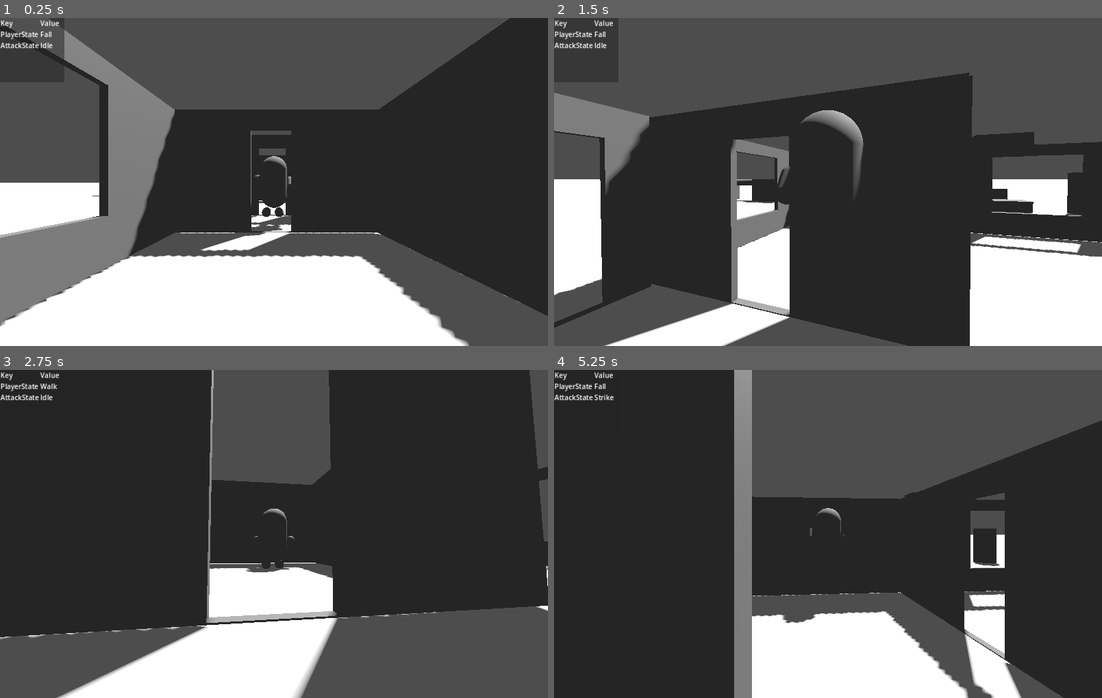
Above: before the commit, frames 1-4 (two rows, left to right).
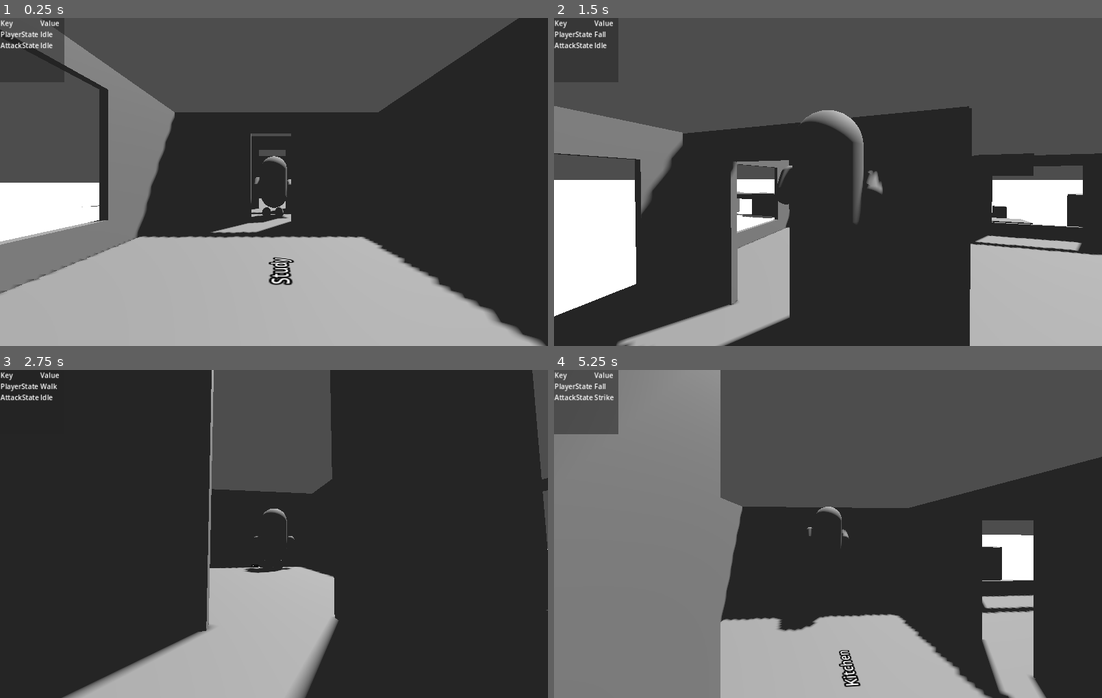
Above: after the commit, the same moments.

Repository: ee0pdt/godot-tps-test
Game: Godot game, scene res://main.tscn
Same seed, same stepped clock (60 frames per second), same inputs: the game is played once before the commit and once after it.
Inputs (mouse positions are in pixels of both pictures, inside the frame that each line leads up to):
- Up to frame 1 (0.25 s): no input
- Up to frame 2 (1.5 s): move the mouse to (855, 182) at 0.52 s; hold Up (forward) from 0.53 s (still down); click (855, 182) at 0.6 s; tap Space (jump) at 0.77 s; move the mouse to (800, 182) at 1.27 s; tap E (interact) at 1.35 s
- Up to frame 3 (2.75 s): keep holding Up (forward); tap Space (jump) at 1.52 s; move the mouse to (284, 527) at 2.02 s; click (284, 527) at 2.1 s
- Up to frame 4 (5.25 s): keep holding Up (forward); move the mouse to (822, 540) at 2.77 s; tap E (interact) at 2.85, 4.35 s; tap Space (jump) at 3.02, 3.77, 4.52 s; move the mouse to (866, 537) at 3.52 s; click (866, 537) at 3.6 s; move the mouse to (784, 530) at 4.27 s; move the mouse to (833, 534) at 5.02 s; click (833, 534) at 5.1 s

The runs differ from the first frame. In frame 1, 30% of the frame differs, in the area x 0-100%, y 0-100%; in frame 2, 32%; in frame 3, 28%; in frame 4, 56%.
Error in both runs: Trying to assign value of type 'CSGBox3D' to a variable of type 'RigidBody3D'. (res://player/player.gd:50)

Commit message:
Added a few areas to the house

Diff:
--- a/main.tscn
+++ b/main.tscn
@@ -28,6 +28,10 @@
 
 [node name="Node3D" type="Node3D"]
 
+[node name="Player" parent="." node_paths=PackedStringArray("current_weapon") instance=ExtResource("1_ffgii")]
+transform = Transform3D(1, 0, 0, 0, 1, 0, 0, 0, 1, -6.5232, 1.9129, 11.8265)
+current_weapon = NodePath("Melee")
+
 [node name="Ground" type="MeshInstance3D" parent="."]
 mesh = SubResource("PlaneMesh_02ro3")
 
@@ -35,10 +39,6 @@
 
 [node name="CollisionShape3D" type="CollisionShape3D" parent="Ground/StaticBody3D"]
 shape = SubResource("ConcavePolygonShape3D_ik7sy")
-
-[node name="Player" parent="." node_paths=PackedStringArray("current_weapon") instance=ExtResource("1_ffgii")]
-transform = Transform3D(1, 0, 0, 0, 1, 0, 0, 0, 1, -6.5232, 1.30252, 11.8265)
-current_weapon = NodePath("Melee")
 
 [node name="WorldEnvironment" type="WorldEnvironment" parent="."]
 environment = SubResource("Environment_f0shl")
@@ -92,146 +92,6 @@
 use_collision = true
 size = Vector3(0.462401, 1.98877, 1)
 
-[node name="CSGBox3D9" type="CSGBox3D" parent="."]
-transform = Transform3D(1, 0, 0, 0, 1, 0, 0, 0, 1, -8.50597, 1.22424, 7.91973)
-use_collision = true
-size = Vector3(0.1, 2.4, 5)
-
-[node name="Window" type="CSGBox3D" parent="CSGBox3D9"]
-transform = Transform3D(1, 0, 0, 0, 1, 0, 0, 0, 1, 0.0583267, 0.158951, 0.154305)
-operation = 2
-use_collision = true
-size = Vector3(0.362402, 1.52358, 1.90222)
-
-[node name="Label3D" type="Label3D" parent="CSGBox3D9/Window"]
-transform = Transform3D(-4.37114e-08, -1, -4.37114e-08, 0, -4.37114e-08, 1, -1, 4.37114e-08, 1.91069e-15, 6.82384, -0.926801, 0)
-text = "Dining Room"
-
-[node name="CSGBox3D15" type="CSGBox3D" parent="."]
-transform = Transform3D(1, 0, 0, 0, 1, 0, 0, 0, 1, -8.50597, 1.22424, 15.1287)
-use_collision = true
-size = Vector3(0.1, 2.4, 5)
-
-[node name="Window" type="CSGBox3D" parent="CSGBox3D15"]
-transform = Transform3D(1, 0, 0, 0, 1, 0, 0, 0, 1, 0.0583267, 0.158951, 0.154305)
-operation = 2
-use_collision = true
-size = Vector3(0.362402, 1.52358, 1.90222)
-
-[node name="CSGBox3D19" type="CSGBox3D" parent="."]
-transform = Transform3D(1, 0, 0, 0, 1, 0, 0, 0, 1, 0.585522, 1.22424, 15.1287)
-use_collision = true
-size = Vector3(0.1, 2.4, 5)
-
-[node name="Window" type="CSGBox3D" parent="CSGBox3D19"]
-transform = Transform3D(1, 0, 0, 0, 1, 0, 0, 0, 1, 0.0583267, 0.158951, 0.154305)
-operation = 2
-use_collision = true
-size = Vector3(0.362402, 1.52358, 1.90222)
-
-[node name="CSGBox3D20" type="CSGBox3D" parent="."]
-transform = Transform3D(1, 0, 0, 0, 1, 0, 0, 0, 1, 0.585522, 1.22424, 8.12291)
-use_collision = true
-size = Vector3(0.1, 2.4, 5)
-
-[node name="Window" type="CSGBox3D" parent="CSGBox3D20"]
-transform = Transform3D(1, 0, 0, 0, 1, 0, 0, 0, 1, 0.0583267, 0.158951, 0.154305)
-operation = 2
-use_collision = true
-size = Vector3(0.362402, 1.52358, 1.90222)
-
-[node name="CSGBox3D18" type="CSGBox3D" parent="."]
-transform = Transform3D(-4.37114e-08, 0, 1, 0, 1, 0, -1, 0, -4.37114e-08, -1.91249, 1.22424, 17.666)
-use_collision = true
-size = Vector3(0.1, 2.4, 5)
-
-[node name="Window" type="CSGBox3D" parent="CSGBox3D18"]
-transform = Transform3D(1, 0, 0, 0, 1, 0, 0, 0, 1, 0.0583267, 0.158951, 0.154305)
-operation = 2
-use_collision = true
-size = Vector3(0.362402, 1.52358, 1.90222)
-
-[node name="CSGBox3D21" type="CSGBox3D" parent="."]
-transform = Transform3D(-4.37114e-08, 0, 1, 0, 1, 0, -1, 0, -4.37114e-08, -1.91249, 1.22424, 5.51339)
-use_collision = true
-size = Vector3(0.1, 2.4, 5)
-
-[node name="Window" type="CSGBox3D" parent="CSGBox3D21"]
-transform = Transform3D(1, 0, 0, 0, 1, 0, 0, 0, 1, 0.0583267, 0.158951, 0.154305)
-operation = 2
-use_collision = true
-size = Vector3(0.362402, 1.52358, 1.90222)
-
-[node name="CSGBox3D11" type="CSGBox3D" parent="."]
-transform = Transform3D(-4.37114e-08, 0, -1, 0, 1, 0, 1, 0, -4.37114e-08, -6.50009, 1.22424, 5.44848)
-use_collision = true
-size = Vector3(0.1, 2.4, 4)
-
-[node name="CSGBox3D17" type="CSGBox3D" parent="."]
-transform = Transform3D(-4.37114e-08, 0, -1, 0, 1, 0, 1, 0, -4.37114e-08, -6.50009, 1.22424, 17.6764)
-use_collision = true
-size = Vector3(0.1, 2.4, 4)
-
-[node name="CSGBox3D12" type="CSGBox3D" parent="."]
-transform = Transform3D(-4.37114e-08, 0, -1, 0, 1, 0, 1, 0, -4.37114e-08, -6.50009, 1.22424, 10.4272)
-use_collision = true
-size = Vector3(0.1, 2.4, 4)
-
-[node name="Door" type="CSGBox3D" parent="CSGBox3D12"]
-transform = Transform3D(1, 0, 0, 0, 1, 0, 0, 0, 1, 0, -0.18844, 0.0789948)
-operation = 2
-use_collision = true
-size = Vector3(0.2, 2, 0.8)
-
-[node name="CSGBox3D23" type="CSGBox3D" parent="."]
-transform = Transform3D(1, 0, 0, 0, 1, 0, 0, 0, 1, -4.51133, 1.22424, 7.97151)
-use_collision = true
-size = Vector3(0.1, 2.4, 4.8819)
-
-[node name="Door" type="CSGBox3D" parent="CSGBox3D23"]
-transform = Transform3D(1, 0, 0, 0, 1, 0, 0, 0, 1, 0, -0.18844, 0.0789948)
-operation = 2
-use_collision = true
-size = Vector3(0.2, 2, 0.8)
-
-[node name="CSGBox3D13" type="CSGBox3D" parent="."]
-transform = Transform3D(-4.37114e-08, 0, -1, 0, 1, 0, 1, 0, -4.37114e-08, -6.50009, 1.22424, 12.6049)
-use_collision = true
-size = Vector3(0.1, 2.4, 4)
-
-[node name="Door" type="CSGBox3D" parent="CSGBox3D13"]
-transform = Transform3D(1, 0, 0, 0, 1, 0, 0, 0, 1, 0, -0.18844, 0.0789948)
-operation = 2
-use_collision = true
-size = Vector3(0.2, 2, 0.8)
-
-[node name="CSGBox3D14" type="CSGBox3D" parent="."]
-transform = Transform3D(1, 0, 0, 0, 1, 0, 0, 0, 1, -8.41191, 1.22424, 11.5212)
-use_collision = true
-size = Vector3(0.1, 2.4, 2)
-
-[node name="Door" type="CSGBox3D" parent="CSGBox3D14"]
-transform = Transform3D(1, 0, 0, 0, 1, 0, 0, 0, 1, 0, -0.18844, 0.0789948)
-operation = 2
-use_collision = true
-size = Vector3(0.2, 2, 1.2)
-
-[node name="CSGBox3D22" type="CSGBox3D" parent="."]
-transform = Transform3D(1, 0, 0, 0, 1, 0, 0, 0, 1, 0.5492, 1.22424, 11.6194)
-use_collision = true
-size = Vector3(0.1, 2.4, 2.19641)
-
-[node name="Door" type="CSGBox3D" parent="CSGBox3D22"]
-transform = Transform3D(1, 0, 0, 0, 1, 0, 0, 0, 1, 0, -0.18844, 0.0789948)
-operation = 2
-use_collision = true
-size = Vector3(0.2, 2, 1.2)
-
-[node name="CSGBox3D16" type="CSGBox3D" parent="."]
-transform = Transform3D(1, 0, 0, 0, 1, 0, 0, 0, 1, -4.45004, 1.22424, 15.1438)
-use_collision = true
-size = Vector3(0.1, 2.4, 5)
-
 [node name="CSGBox3D6" type="CSGBox3D" parent="."]
 transform = Transform3D(1, 0, 0, 0, 1, 0, 0, 0, 1, -10.5622, 0.494385, 0)
 use_collision = true
@@ -272,3 +132,172 @@
 
 [node name="Carryable" type="Node" parent="Crate2"]
 script = ExtResource("3_l2tyv")
+
+[node name="House" type="Node3D" parent="."]
+transform = Transform3D(1, 0, 0, 0, 1, 0, 0, 0, 1, 0, 0.677882, 0)
+
+[node name="Label3D" type="Label3D" parent="House"]
+transform = Transform3D(-4.37114e-08, -1, -4.37114e-08, 0, -4.37114e-08, 1, -1, 4.37114e-08, 1.91069e-15, -1.6238, 0.456386, 8.07403)
+text = "Dining Room"
+
+[node name="Label3D2" type="Label3D" parent="House"]
+transform = Transform3D(-4.37114e-08, -1, -4.37114e-08, 0, -4.37114e-08, 1, -1, 4.37114e-08, 1.91069e-15, -1.6238, 0.456386, 15.3338)
+text = "Lounge
+"
+
+[node name="Label3D3" type="Label3D" parent="House"]
+transform = Transform3D(-4.37114e-08, -1, -4.37114e-08, 0, -4.37114e-08, 1, -1, 4.37114e-08, 1.91069e-15, -6.49025, 0.456386, 15.3338)
+text = "Study
+"
+
+[node name="CSGBox3D9" type="CSGBox3D" parent="House"]
+transform = Transform3D(1, 0, 0, 0, 1, 0, 0, 0, 1, -8.50597, 1.22424, 7.91973)
+use_collision = true
+size = Vector3(0.1, 2.4, 5)
+
+[node name="Window" type="CSGBox3D" parent="House/CSGBox3D9"]
+transform = Transform3D(1, 0, 0, 0, 1, 0, 0, 0, 1, 0.0583267, 0.158951, 0.154305)
+operation = 2
+use_collision = true
+size = Vector3(0.362402, 1.52358, 1.90222)
+
+[node name="Label3D2" type="Label3D" parent="House/CSGBox3D9/Window"]
+transform = Transform3D(-4.37114e-08, -1, -4.37114e-08, 0, -4.37114e-08, 1, -1, 4.37114e-08, 1.91069e-15, 2.00758, -0.926801, 0.304581)
+text = "Kitchen
+
+"
+
+[node name="CSGBox3D15" type="CSGBox3D" parent="House"]
+transform = Transform3D(1, 0, 0, 0, 1, 0, 0, 0, 1, -8.50597, 1.22424, 15.1287)
+use_collision = true
+size = Vector3(0.1, 2.4, 5)
+
+[node name="Window" type="CSGBox3D" parent="House/CSGBox3D15"]
+transform = Transform3D(1, 0, 0, 0, 1, 0, 0, 0, 1, 0.0583267, 0.158951, 0.154305)
+operation = 2
+use_collision = true
+size = Vector3(0.362402, 1.52358, 1.90222)
+
+[node name="CSGBox3D19" type="CSGBox3D" parent="House"]
+transform = Transform3D(1, 0, 0, 0, 1, 0, 0, 0, 1, 0.585522, 1.22424, 15.1287)
+use_collision = true
+size = Vector3(0.1, 2.4, 5)
+
+[node name="Window" type="CSGBox3D" parent="House/CSGBox3D19"]
+transform = Transform3D(1, 0, 0, 0, 1, 0, 0, 0, 1, 0.0583267, 0.158951, 0.154305)
+operation = 2
+use_collision = true
+size = Vector3(0.362402, 1.52358, 1.90222)
+
+[node name="CSGBox3D20" type="CSGBox3D" parent="House"]
+transform = Transform3D(1, 0, 0, 0, 1, 0, 0, 0, 1, 0.585522, 1.22424, 8.12291)
+use_collision = true
+size = Vector3(0.1, 2.4, 5)
+
+[node name="Window" type="CSGBox3D" parent="House/CSGBox3D20"]
+transform = Transform3D(1, 0, 0, 0, 1, 0, 0, 0, 1, 0.0583267, 0.158951, 0.154305)
+operation = 2
+use_collision = true
+size = Vector3(0.362402, 1.52358, 1.90222)
+
+[node name="CSGBox3D18" type="CSGBox3D" parent="House"]
+transform = Transform3D(-4.37114e-08, 0, 1, 0, 1, 0, -1, 0, -4.37114e-08, -1.91249, 1.22424, 17.666)
+use_collision = true
+size = Vector3(0.1, 2.4, 5)
+
+[node name="Window" type="CSGBox3D" parent="House/CSGBox3D18"]
+transform = Transform3D(1, 0, 0, 0, 1, 0, 0, 0, 1, 0.0583267, 0.158951, 0.154305)
+operation = 2
+use_collision = true
+size = Vector3(0.362402, 1.52358, 1.90222)
+
+[node name="CSGBox3D21" type="CSGBox3D" parent="House"]
+transform = Transform3D(-4.37114e-08, 0, 1, 0, 1, 0, -1, 0, -4.37114e-08, -1.91249, 1.22424, 5.51339)
+use_collision = true
+size = Vector3(0.1, 2.4, 5)
+
+[node name="Window" type="CSGBox3D" parent="House/CSGBox3D21"]
+transform = Transform3D(1, 0, 0, 0, 1, 0, 0, 0, 1, 0.0583267, 0.158951, 0.154305)
+operation = 2
+use_collision = true
+size = Vector3(0.362402, 1.52358, 1.90222)
+
+[node name="CSGBox3D11" type="CSGBox3D" parent="House"]
+transform = Transform3D(-4.37114e-08, 0, -1, 0, 1, 0, 1, 0, -4.37114e-08, -6.50009, 1.22424, 5.44848)
+use_collision = true
+size = Vector3(0.1, 2.4, 4)
+
+[node name="CSGBox3D17" type="CSGBox3D" parent="House"]
+transform = Transform3D(-4.37114e-08, 0, -1, 0, 1, 0, 1, 0, -4.37114e-08, -6.50009, 1.22424, 17.6764)
+use_collision = true
+size = Vector3(0.1, 2.4, 4)
+
+[node name="CSGBox3D12" type="CSGBox3D" parent="House"]
+transform = Transform3D(-4.37114e-08, 0, -1, 0, 1, 0, 1, 0, -4.37114e-08, -6.50009, 1.22424, 10.4272)
+use_collision = true
+size = Vector3(0.1, 2.4, 4)
+
+[node name="Door" type="CSGBox3D" parent="House/CSGBox3D12"]
+transform = Transform3D(1, 0, 0, 0, 1, 0, 0, 0, 1, 0, -0.18844, 0.0789948)
+operation = 2
+use_collision = true
+size = Vector3(0.2, 2, 0.8)
+
+[node name="CSGBox3D23" type="CSGBox3D" parent="House"]
+transform = Transform3D(1, 0, 0, 0, 1, 0, 0, 0, 1, -4.51133, 1.22424, 7.97151)
+use_collision = true
+size = Vector3(0.1, 2.4, 4.8819)
+
+[node name="Door" type="CSGBox3D" parent="House/CSGBox3D23"]
+transform = Transform3D(1, 0, 0, 0, 1, 0, 0, 0, 1, 0, -0.18844, 0.0789948)
+operation = 2
+use_collision = true
+size = Vector3(0.2, 2, 0.8)
+
+[node name="CSGBox3D13" type="CSGBox3D" parent="House"]
+transform = Transform3D(-4.37114e-08, 0, -1, 0, 1, 0, 1, 0, -4.37114e-08, -6.50009, 1.22424, 12.6049)
+use_collision = true
+size = Vector3(0.1, 2.4, 4)
+
+[node name="Door" type="CSGBox3D" parent="House/CSGBox3D13"]
+transform = Transform3D(1, 0, 0, 0, 1, 0, 0, 0, 1, 0, -0.18844, 0.0789948)
+operation = 2
+use_collision = true
+size = Vector3(0.2, 2, 0.8)
+
+[node name="CSGBox3D14" type="CSGBox3D" parent="House"]
+transform = Transform3D(1, 0, 0, 0, 1, 0, 0, 0, 1, -7.76687, 1.22424, 11.5212)
+use_collision = true
+size = Vector3(0.1, 2.4, 2)
+
+[node name="Door" type="CSGBox3D" parent="House/CSGBox3D14"]
+transform = Transform3D(1, 0, 0, 0, 1, 0, 0, 0, 1, 0, -0.18844, 0.0789948)
+operation = 2
+use_collision = true
+size = Vector3(0.2, 2, 1.2)
+
+[node name="CSGBox3D22" type="CSGBox3D" parent="House"]
+transform = Transform3D(1, 0, 0, 0, 1, 0, 0, 0, 1, 0.5492, 1.15269, 11.61)
+use_collision = true
+size = Vector3(0.1, 2.4, 2.19641)
+
+[node name="Door" type="CSGBox3D" parent="House/CSGBox3D22"]
+transform = Transform3D(1, 0, 0, 0, 1, 0, 0, 0, 1, 0, -0.18844, 0.0789948)
+operation = 2
+use_collision = true
+size = Vector3(0.2, 2, 1.2)
+
+[node name="CSGBox3D16" type="CSGBox3D" parent="House"]
+transform = Transform3D(1, 0, 0, 0, 1, 0, 0, 0, 1, -4.45004, 1.22424, 15.1438)
+use_collision = true
+size = Vector3(0.1, 2.4, 5)
+
+[node name="Deck" type="CSGBox3D" parent="House"]
+transform = Transform3D(1, 0, 0, 0, 1, 0, 0, 0, 1, 1.65602, 0.149871, 11.4887)
+use_collision = true
+size = Vector3(1.84073, 0.25127, 11.9961)
+
+[node name="Deck2" type="CSGBox3D" parent="House"]
+transform = Transform3D(1, 0, 0, 0, 1, 0, 0, 0, 1, -3.98786, 0.149871, 11.4887)
+use_collision = true
+size = Vector3(9.4233, 0.25127, 11.9961)
